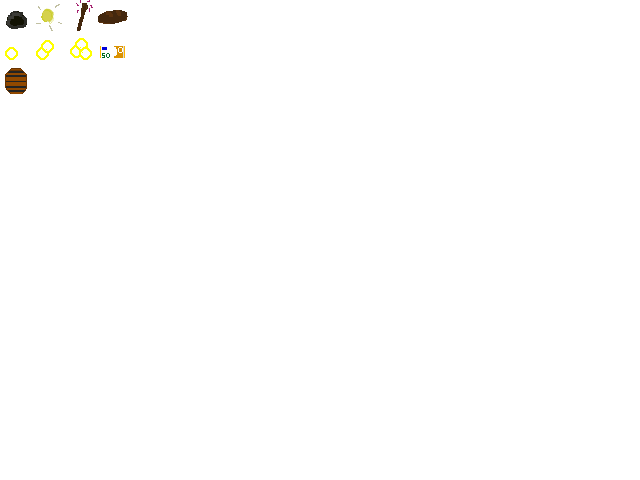
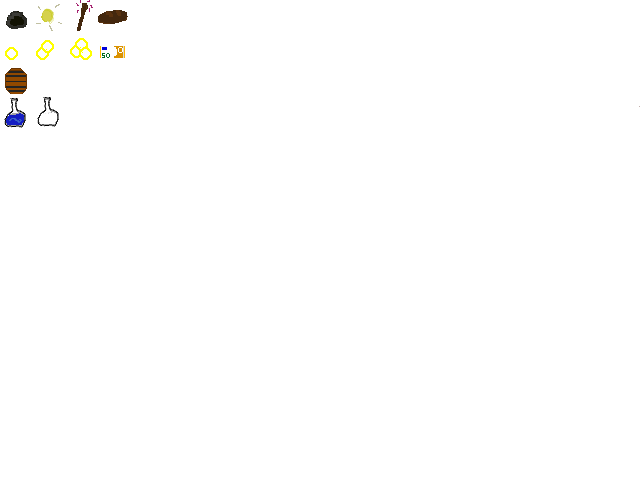
Two versions of the same layered image (640×480). Layer-by-layer changes:
painted on "Hintergrund" over (4, 97, 640, 128)
